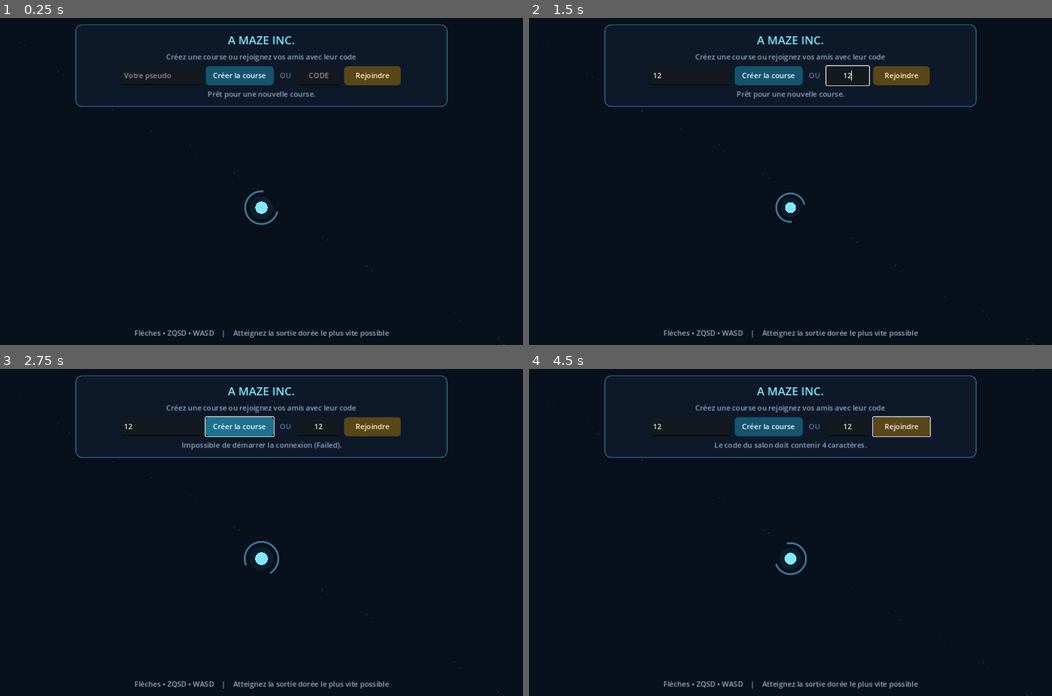
Above: before the commit, frames 1-4 (two rows, left to right).
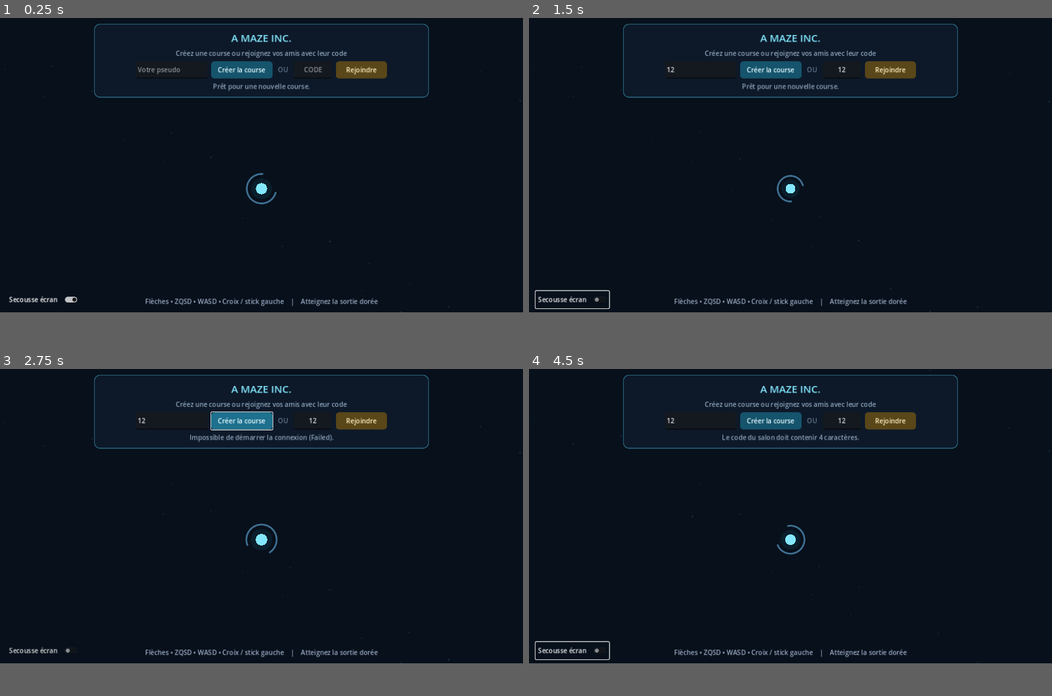
Above: after the commit, the same moments.

Repository: zarocksx/multi-maze
Game: Godot game, scene res://scenes/main.tscn
The game is run twice, just before and just after one commit, with the same random seed, the same clock (stepped at 60 frames per second) and the same inputs.
Inputs (mouse positions are in pixels of both pictures, inside the frame that each line leads up to):
- Up to frame 1 (0.25 s): no input
- Up to frame 2 (1.5 s): click (691, 76) at 0.52 s; type "12" at 0.6 s; click (848, 76) at 0.75 s; type "12" at 0.83 s; click (570, 331) at 1.25 s, where only the run after the commit has a clickable "Secousse écran"
- Up to frame 3 (2.75 s): click "Créer la course" at 2 s
- Up to frame 4 (4.5 s): click "Rejoindre" at 2.75 s; move the mouse to (905, 516) at 3.52 s; hold Right 3.53-4.28 s; hold Z 3.53-4.28 s; tap Q at 3.8, 4.35 s; move the mouse to (685, 548) at 4.27 s; hold Down from 4.28 s (still down)
In our replay, the window is 800x500 before the commit and 800x450 after it. These sizes can differ from the game's own. Grey fills any space a smaller window leaves; there, only what the larger window draws over its background counts as a difference.

The runs differ from the first frame. In frame 1, 5.1% of the frame differs, in the area x 1-100%, y 1-100%; in frame 2, 5.0%; in frame 3, 5.2%; in frame 4, 5.2%, in the area x 0-92%, y 1-98%.

Commit message:
Améliore l’expérience de jeu et le labyrinthe

Diff:
--- a/project.godot
+++ b/project.godot
@@ -15,11 +15,12 @@
 
 [display]
 
-window/size/viewport_width=1152
+window/size/viewport_width=1280
 window/size/viewport_height=720
-window/size/window_width_override=1152
+window/size/window_width_override=1280
 window/size/window_height_override=720
 window/stretch/mode="canvas_items"
+window/stretch/aspect="expand"
 
 [rendering]
 
--- a/scripts/main.gd
+++ b/scripts/main.gd
@@ -6,6 +6,9 @@
 const WALL_BOTTOM := 4
 const WALL_LEFT := 8
 const CELEBRATION_COLORS := ["#45d9ff", "#ff5c8a", "#ffd166", "#79e36a", "#b58cff"]
+const SETTINGS_PATH := "user://settings.cfg"
+const GAMEPAD_DEADZONE := 0.42
+const GHOST_LOOP_PAUSE_MS := 800
 
 var socket := WebSocketPeer.new()
 var player_id := ""
@@ -21,6 +24,7 @@
 var power_ups: Array = []
 var podium: Array = []
 var ghost_run: Dictionary = {}
+var waiting_ghost_started_ms := 0
 var current_round := 1
 var last_event_id := ""
 var effects_snapshot_local_ms := 0
@@ -33,6 +37,8 @@
 var name_input: LineEdit
 var room_input: LineEdit
 var status_label: Label
+var create_button: Button
+var join_button: Button
 var copy_button: Button
 var start_race_button: Button
 var waiting_label: Label
@@ -55,6 +61,7 @@
 var podium_rows: VBoxContainer
 var score_subtitle: Label
 var score_restart_button: Button
+var wall_shake_toggle: CheckButton
 var player_tooltip: Label
 var held_direction := ""
 var move_repeat_timer := 0.0
@@ -77,10 +84,12 @@
 var audio_players: Array = []
 var audio_player_index := 0
 var scoreboard_animated_round := 0
+var wall_shake_enabled := true
 
 
 func _ready() -> void:
 	random.randomize()
+	_load_settings()
 	_setup_audio()
 	_build_interface()
 	server_input.text = _default_server_url()
@@ -247,7 +256,7 @@
 	name_input.max_length = 16
 	name_input.custom_minimum_size = Vector2(175, 42)
 	play_row.add_child(name_input)
-	var create_button := Button.new()
+	create_button = Button.new()
 	create_button.text = "Créer la course"
 	create_button.custom_minimum_size = Vector2(150, 42)
 	create_button.pressed.connect(_on_create_pressed)
@@ -267,7 +276,7 @@
 	room_input.text_changed.connect(_on_room_text_changed)
 	room_input.text_submitted.connect(func(_text): _on_join_pressed())
 	play_row.add_child(room_input)
-	var join_button := Button.new()
+	join_button = Button.new()
 	join_button.text = "Rejoindre"
 	join_button.custom_minimum_size = Vector2(125, 42)
 	join_button.pressed.connect(_on_join_pressed)
@@ -281,7 +290,7 @@
 	rows.add_child(status_label)
 
 	var help := Label.new()
-	help.text = "Flèches • ZQSD • WASD    |    Atteignez la sortie dorée le plus vite possible"
+	help.text = "Flèches • ZQSD • WASD • Croix / stick gauche    |    Atteignez la sortie dorée"
 	help.set_anchors_preset(Control.PRESET_BOTTOM_WIDE)
 	help.offset_left = 18
 	help.offset_right = -18
@@ -291,6 +300,18 @@
 	help.add_theme_color_override("font_color", Color("9aa9c2"))
 	help.mouse_filter = Control.MOUSE_FILTER_IGNORE
 	root.add_child(help)
+
+	wall_shake_toggle = CheckButton.new()
+	wall_shake_toggle.text = "Secousse écran"
+	wall_shake_toggle.tooltip_text = "Secouer le labyrinthe lors d'une collision avec un mur"
+	wall_shake_toggle.button_pressed = wall_shake_enabled
+	wall_shake_toggle.set_anchors_preset(Control.PRESET_BOTTOM_LEFT)
+	wall_shake_toggle.offset_left = 16
+	wall_shake_toggle.offset_top = -52
+	wall_shake_toggle.offset_right = 196
+	wall_shake_toggle.offset_bottom = -10
+	wall_shake_toggle.toggled.connect(_on_wall_shake_toggled)
+	root.add_child(wall_shake_toggle)
 
 	chat_panel = PanelContainer.new()
 	chat_panel.name = "ChatPanel"
@@ -521,6 +542,22 @@
 	return LOCAL_SERVER_URL
 
 
+func _load_settings() -> void:
+	var config := ConfigFile.new()
+	if config.load(SETTINGS_PATH) == OK:
+		wall_shake_enabled = bool(
+			config.get_value("accessibility", "wall_shake_enabled", true)
+		)
+
+
+func _on_wall_shake_toggled(enabled: bool) -> void:
+	wall_shake_enabled = enabled
+	var config := ConfigFile.new()
+	config.load(SETTINGS_PATH)
+	config.set_value("accessibility", "wall_shake_enabled", wall_shake_enabled)
+	config.save(SETTINGS_PATH)
+
+
 func _process(delta: float) -> void:
 	_update_network()
 	_update_movement(delta)
@@ -529,6 +566,26 @@
 	_update_music(delta)
 	_update_race_hud()
 	_update_player_tooltip()
+
+
+func _unhandled_input(event: InputEvent) -> void:
+	if event is InputEventJoypadButton:
+		if not event.pressed:
+			return
+	elif event is InputEventJoypadMotion:
+		if absf(event.axis_value) < GAMEPAD_DEADZONE:
+			return
+	else:
+		return
+
+	if get_viewport().gui_get_focus_owner() != null:
+		return
+	if score_restart_button.is_visible_in_tree():
+		score_restart_button.grab_focus()
+	elif start_race_button.is_visible_in_tree():
+		start_race_button.grab_focus()
+	elif room_code.is_empty() and create_button.is_visible_in_tree():
+		create_button.grab_focus()
 
 
 func _update_network() -> void:
@@ -608,6 +665,7 @@
 			var next_room_code := str(message.get("room", ""))
 			if next_room_code != room_code:
 				_clear_chat()
+				waiting_ghost_started_ms = Time.get_ticks_msec()
 			room_code = next_room_code
 			host_id = str(message.get("host", ""))
 			maze = message.get("maze", {})
@@ -657,6 +715,8 @@
 		go_flash_until_ms = Time.get_ticks_msec() + 650
 	if race_phase == "waiting":
 		last_event_id = ""
+		if previous_phase != "waiting" or waiting_ghost_started_ms <= 0:
+			waiting_ghost_started_ms = Time.get_ticks_msec()
 	_handle_power_event(message.get("event", {}))
 
 
@@ -947,10 +1007,8 @@
 		or _local_effect_active("frozen")
 	):
 		return
-	if get_viewport().gui_get_focus_owner() is LineEdit:
-		held_direction = ""
-		return
-	var direction := _input_direction()
+	var allow_keyboard := not (get_viewport().gui_get_focus_owner() is LineEdit)
+	var direction := _input_direction(allow_keyboard)
 	if direction.is_empty():
 		held_direction = ""
 		move_repeat_timer = 0.0
@@ -1351,20 +1409,46 @@
 	player_tooltip.visible = true
 
 
-func _input_direction() -> String:
+func _input_direction(allow_keyboard: bool = true) -> String:
 	var direction := ""
-	if Input.is_key_pressed(KEY_UP) or Input.is_key_pressed(KEY_W) or Input.is_key_pressed(KEY_Z):
-		direction = "up"
-	elif Input.is_key_pressed(KEY_RIGHT) or Input.is_key_pressed(KEY_D):
-		direction = "right"
-	elif Input.is_key_pressed(KEY_DOWN) or Input.is_key_pressed(KEY_S):
-		direction = "down"
-	elif Input.is_key_pressed(KEY_LEFT) or Input.is_key_pressed(KEY_A) or Input.is_key_pressed(KEY_Q):
-		direction = "left"
+	if allow_keyboard:
+		if Input.is_key_pressed(KEY_UP) or Input.is_key_pressed(KEY_W) or Input.is_key_pressed(KEY_Z):
+			direction = "up"
+		elif Input.is_key_pressed(KEY_RIGHT) or Input.is_key_pressed(KEY_D):
+			direction = "right"
+		elif Input.is_key_pressed(KEY_DOWN) or Input.is_key_pressed(KEY_S):
+			direction = "down"
+		elif Input.is_key_pressed(KEY_LEFT) or Input.is_key_pressed(KEY_A) or Input.is_key_pressed(KEY_Q):
+			direction = "left"
+	if direction.is_empty():
+		direction = _gamepad_direction()
 	if direction.is_empty() or not _local_effect_active("confused"):
 		return direction
 	var opposites := {"up": "down", "right": "left", "down": "up", "left": "right"}
 	return str(opposites.get(direction, direction))
+
+
+func _gamepad_direction() -> String:
+	for device in Input.get_connected_joypads():
+		if Input.is_joy_button_pressed(device, JOY_BUTTON_DPAD_UP):
+			return "up"
+		if Input.is_joy_button_pressed(device, JOY_BUTTON_DPAD_RIGHT):
+			return "right"
+		if Input.is_joy_button_pressed(device, JOY_BUTTON_DPAD_DOWN):
+			return "down"
+		if Input.is_joy_button_pressed(device, JOY_BUTTON_DPAD_LEFT):
+			return "left"
+
+		var stick := Vector2(
+			Input.get_joy_axis(device, JOY_AXIS_LEFT_X),
+			Input.get_joy_axis(device, JOY_AXIS_LEFT_Y)
+		)
+		if stick.length() < GAMEPAD_DEADZONE:
+			continue
+		if absf(stick.x) > absf(stick.y):
+			return "right" if stick.x > 0.0 else "left"
+		return "down" if stick.y > 0.0 else "up"
+	return ""
 
 
 func _draw() -> void:
@@ -1387,7 +1471,7 @@
 		(viewport_size.x - maze_size.x) * 0.5,
 		top_margin + (available.y - maze_size.y) * 0.5
 	)
-	if wall_hit_timer > 0.0:
+	if wall_shake_enabled and wall_hit_timer > 0.0:
 		var shake := wall_hit_timer / 0.16 * 2.8
 		origin += Vector2(sin(animation_time * 91.0), cos(animation_time * 77.0)) * shake
 	last_maze_origin = origin
@@ -1536,12 +1620,21 @@
 
 
 func _draw_ghost(origin: Vector2, cell_size: float) -> void:
-	if ghost_run.is_empty() or not _race_can_move():
+	var is_waiting_preview := race_phase == "waiting"
+	if ghost_run.is_empty() or (not is_waiting_preview and not _race_can_move()):
 		return
 	var path: Array = ghost_run.get("path", [])
 	if path.is_empty():
 		return
-	var elapsed := maxi(0, Time.get_ticks_msec() - race_start_deadline_ms)
+	var elapsed := 0
+	if is_waiting_preview:
+		var path_duration := int(path[path.size() - 1].get("t", 0))
+		var run_duration := maxi(1, int(ghost_run.get("timeMs", path_duration)))
+		var cycle_duration := run_duration + GHOST_LOOP_PAUSE_MS
+		var cycle_elapsed := maxi(0, Time.get_ticks_msec() - waiting_ghost_started_ms)
+		elapsed = mini(cycle_elapsed % cycle_duration, run_duration)
+	else:
+		elapsed = maxi(0, Time.get_ticks_msec() - race_start_deadline_ms)
 	var previous: Dictionary = path[0]
 	var next: Dictionary = path[path.size() - 1]
 	for index in range(1, path.size()):
Not shown, changed: README.md
Not shown, changed: server/server.js
Not shown, changed: server/test/server.test.js
Not shown, changed: web/index.audio.position.worklet.js
Not shown, changed: web/index.html
Not shown, changed: web/index.js
Not shown, changed: web/index.pck
Not shown, changed: web/index.wasm
